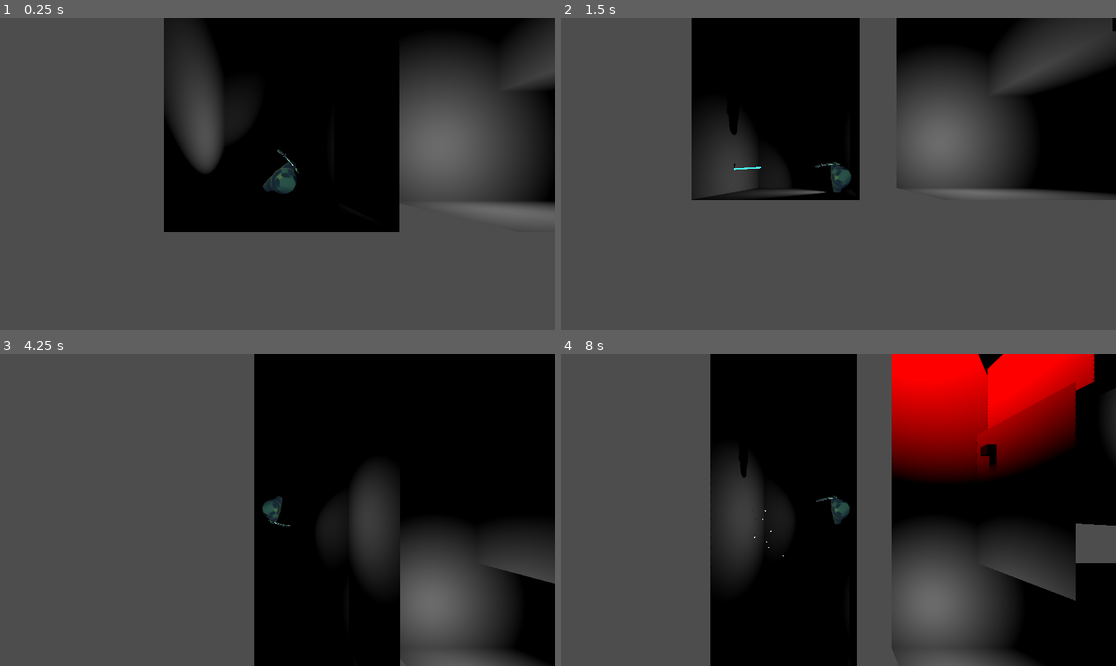
Above: before the commit, frames 1-4 (two rows, left to right).
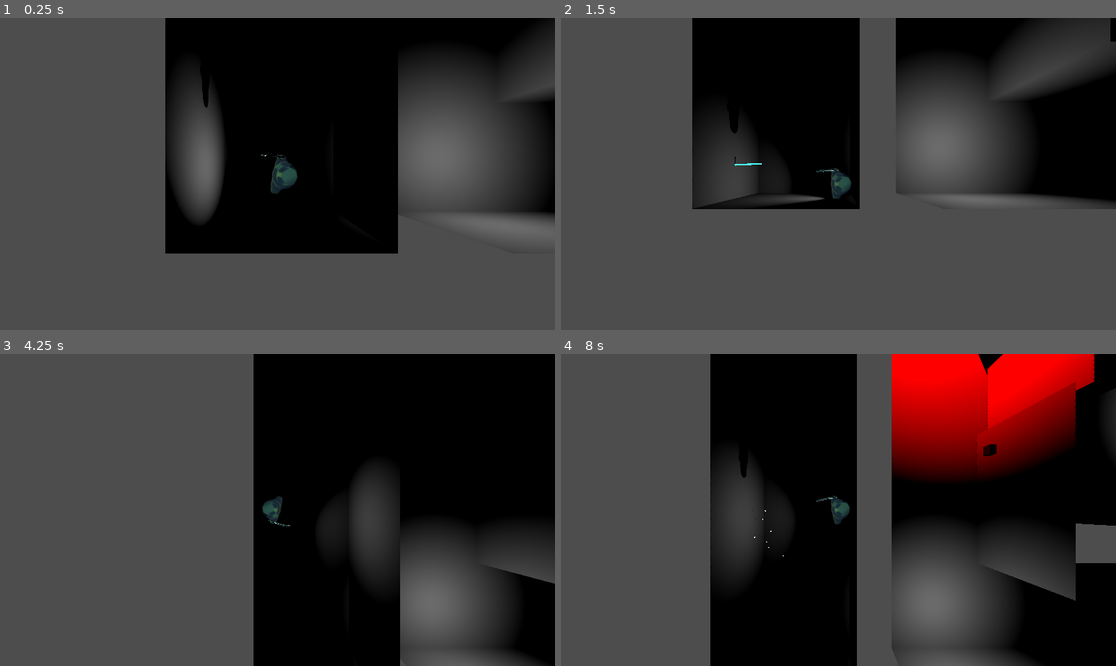
Above: after the commit, the same moments.

Repository: Evanator05/albertagamejam2023
Game: Godot game, scene res://Scenes/Level 1.tscn
Two runs of this game, one before a commit and one after it. Both use one fixed random seed, a clock stepped at 60 frames per second and the inputs below. This scene is started directly instead of the project's main scene. The engine's default icon, where the game draws it, is replaced by a stand-in: a white triangle on a blue panel in a dark square.
Inputs (mouse positions are in pixels of both pictures, inside the frame that each line leads up to):
- Up to frame 1 (0.25 s): no input
- Up to frame 2 (1.5 s): move the mouse to (960, 158) at 0.52 s; hold D (moveRight) 0.53-1.28 s; tap E (interact) at 0.6 s; move the mouse to (727, 189) at 1.27 s; hold S (moveDown) from 1.28 s (still down); click (727, 189) at 1.35 s
- Up to frame 3 (4.25 s): move the mouse to (333, 441) at 2.02 s; release S (moveDown) at 2.03 s; hold D (moveRight) 2.03-2.78 s; tap E (interact) at 2.1, 3.6 s; tap Enter at 2.75 s; move the mouse to (249, 572) at 2.77 s; hold W (moveUp) 2.78-3.53 s; click (249, 572) at 2.85 s; move the mouse to (444, 556) at 3.52 s; hold A (moveLeft) from 3.53 s (still down)
- Up to frame 4 (8 s): move the mouse to (672, 463) at 4.27 s; click (672, 463) at 4.35 s; tap Space at 5 s; move the mouse to (866, 510) at 5.02 s; release A (moveLeft) at 5.03 s; hold S (moveDown) 5.03-5.78 s; tap E (interact) at 5.1, 6.6 s; move the mouse to (755, 432) at 5.77 s; hold D (moveRight) 5.78-6.53 s; click (755, 432) at 5.85 s; move the mouse to (960, 494) at 6.52 s; hold W (moveUp) 6.53-7.28 s; move the mouse to (727, 525) at 7.27 s; hold D (moveRight) from 7.28 s (still down); click (727, 525) at 7.35 s

The runs differ from the first frame. In frame 1, 8.5% of the frame differs, in the area x 29-100%, y 0-76%; in frame 2, 2.6%; in frame 3, 0.1%; in frame 4, less than 0.1%.
Error before the commit: Parse Error: Preload file "res://Scenes/Level 3.tscn" does not exist. (res://Scripts/Levels.gd:8)

Commit message:
Save Exit as scene

Diff:
--- /dev/null
+++ b/Objects/Exit.tscn
@@ -0,0 +1,16 @@
+[gd_scene load_steps=4 format=3 uid="uid://c20qyuf4oita8"]
+
+[ext_resource type="Texture2D" uid="uid://c0x103i73yd21" path="res://Textures/Exit Texture ( detailed ).png" id="1_hylu7"]
+
+[sub_resource type="StandardMaterial3D" id="StandardMaterial3D_bg5pw"]
+albedo_texture = ExtResource("1_hylu7")
+
+[sub_resource type="PlaneMesh" id="PlaneMesh_3r0e8"]
+material = SubResource("StandardMaterial3D_bg5pw")
+
+[node name="Exit" type="Node3D"]
+transform = Transform3D(-4.37114e-08, 0, 1, 0, 1, 0, -1, 0, -4.37114e-08, 33, -2.4, -1)
+
+[node name="MeshInstance3D" type="MeshInstance3D" parent="."]
+mesh = SubResource("PlaneMesh_3r0e8")
+skeleton = NodePath("../..")
--- a/Scenes/Level 1.tscn
+++ b/Scenes/Level 1.tscn
@@ -83,14 +83,14 @@
 transform = Transform3D(1, 0, 0, 0, 1, 0, 0, 0, 1, 6.17861, 0, -2.88549)
 
 [node name="Button" parent="NavigationRegion3D/MultiButton" instance=ExtResource("3_rh07f")]
-transform = Transform3D(2.735, 0, 0, 0, 0.21, 0, 0, 0, 0.385, 2.82139, -1, -0.114511)
+transform = Transform3D(2.51, 0, 0, 0, 0.21, 0, 0, 0, 0.385, 2.82139, -1, -0.114511)
 timerLength = 3.0
 
 [node name="OmniLight3D" type="OmniLight3D" parent="NavigationRegion3D"]
 transform = Transform3D(1, 0, 0, 0, 1, 0, 0, 0, 1, 0, 0, -27.3424)
 
 [node name="Player" parent="." node_paths=PackedStringArray("camera") instance=ExtResource("4_o6sbw")]
-transform = Transform3D(1, 0, 0, 0, 1, 0, 0, 0, 1, 0.0441198, 9.53674e-07, 5.1498)
+transform = Transform3D(1, 0, 0, 0, 1, 0, 0, 0, 1, 0.0441198, 9.53674e-07, 4.6498)
 camera = NodePath("../Camera3D")
 
 [node name="Camera3D" parent="." node_paths=PackedStringArray("track") instance=ExtResource("5_c3g07")]
--- a/Scenes/Level.tscn
+++ b/Scenes/Level.tscn
@@ -8,7 +8,7 @@
 [ext_resource type="PackedScene" uid="uid://c1rkum0jnbvdo" path="res://Objects/Door.tscn" id="5_hsegn"]
 [ext_resource type="PackedScene" uid="uid://dj7iccj4gx0yh" path="res://Objects/Buttons/MultiButton.tscn" id="5_nq42l"]
 [ext_resource type="PackedScene" path="res://Objects/Box.tscn" id="8_48acx"]
-[ext_resource type="Texture2D" uid="uid://c0x103i73yd21" path="res://Textures/Exit Texture ( detailed ).png" id="9_88ykb"]
+[ext_resource type="PackedScene" uid="uid://c20qyuf4oita8" path="res://Objects/Exit.tscn" id="9_4gwep"]
 [ext_resource type="Script" path="res://Scenes/UI.gd" id="10_unbmj"]
 [ext_resource type="Script" path="res://Scenes/InvContainer.gd" id="11_8cea3"]
 [ext_resource type="PackedScene" uid="uid://cg5is6bo5csdd" path="res://Inventory/Slot.tscn" id="11_r2b1a"]
@@ -30,12 +30,6 @@
 
 [sub_resource type="BoxShape3D" id="BoxShape3D_s14ge"]
 size = Vector3(180, 1, 108)
-
-[sub_resource type="StandardMaterial3D" id="StandardMaterial3D_bg5pw"]
-albedo_texture = ExtResource("9_88ykb")
-
-[sub_resource type="PlaneMesh" id="PlaneMesh_3r0e8"]
-material = SubResource("StandardMaterial3D_bg5pw")
 
 [node name="Level" type="Node3D"]
 
@@ -117,12 +111,7 @@
 
 [node name="Box" parent="." instance=ExtResource("8_48acx")]
 
-[node name="Exit" type="Node3D" parent="."]
-transform = Transform3D(-4.37114e-08, 0, 1, 0, 1, 0, -1, 0, -4.37114e-08, 33, -2.4, -1)
-
-[node name="MeshInstance3D" type="MeshInstance3D" parent="Exit"]
-mesh = SubResource("PlaneMesh_3r0e8")
-skeleton = NodePath("../..")
+[node name="Exit" parent="." instance=ExtResource("9_4gwep")]
 
 [node name="UI" type="CanvasLayer" parent="."]
 script = ExtResource("10_unbmj")
--- a/Scenes/intro level.tscn
+++ b/Scenes/intro level.tscn
@@ -55,6 +55,7 @@
 
 [node name="Camera3D" parent="." node_paths=PackedStringArray("track") instance=ExtResource("5_ols7f")]
 transform = Transform3D(1, 0, 0, 0, -4.37114e-08, 1, 0, -1, -4.37114e-08, -4, 2, 3)
+current = false
 track = NodePath("../Player")
 
 [node name="OmniLight3D" type="OmniLight3D" parent="."]
--- a/Scripts/Levels.gd
+++ b/Scripts/Levels.gd
@@ -5,7 +5,7 @@
 	preload("res://Scenes/Level.tscn"),
 	preload("res://Scenes/Level 1.tscn"),
 	preload("res://Scenes/Level 2.tscn"),
-	preload("res://Scenes/Level 3.tscn")
+	preload("res://Scenes/Level 4.tscn")
 ];
 
 func nextLevel():
Not shown: 1 places in Scenes/Level.tscn that only renumber resources
Not shown: 1 places in Scenes/intro level.tscn that only renumber resources
